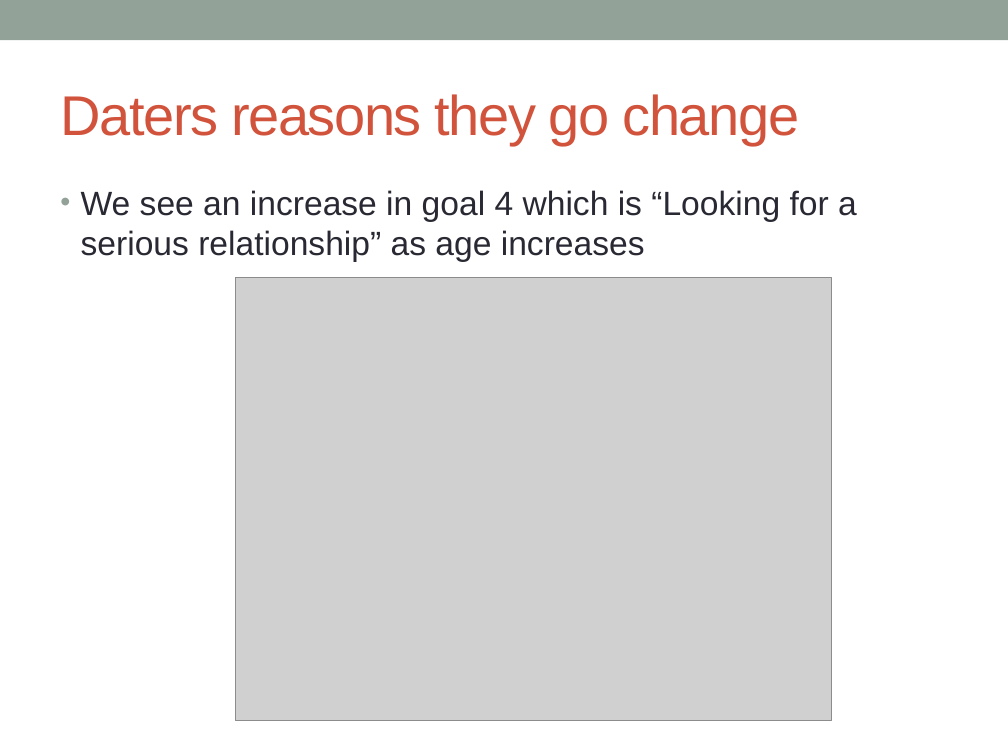
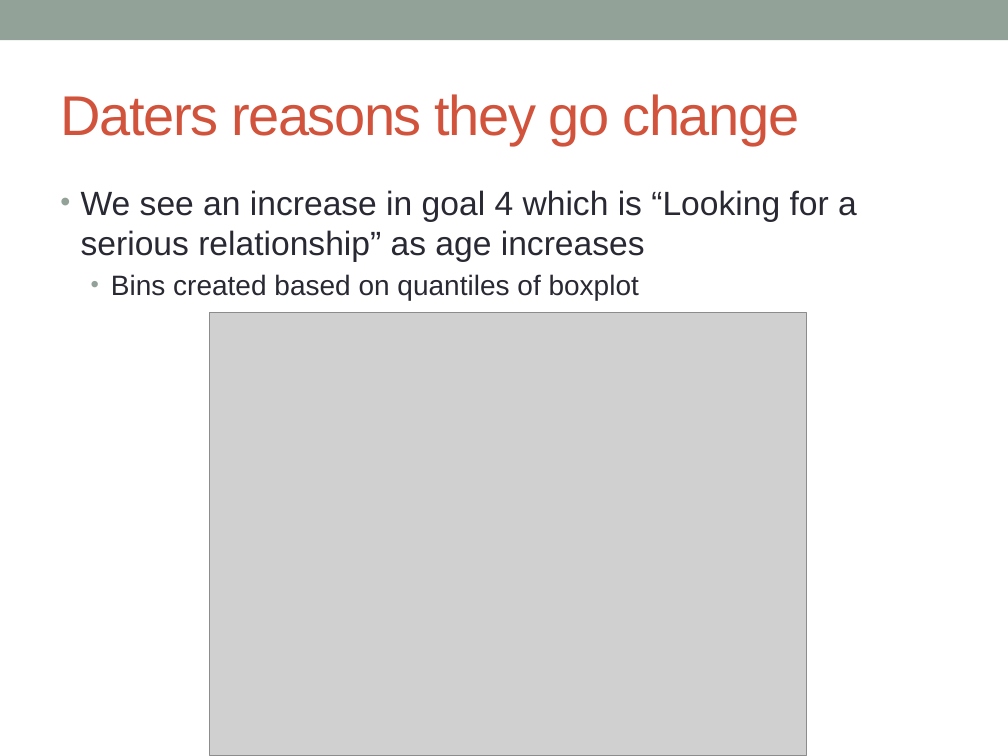
Before and after one commit to jonathanbae/4559Project1, a slide deck: slide 5 of baej.lih.project-1.pptx. Drawn at 1008x756 pixels with LibreOffice and Linux fonts; fonts in the diff are those of the drawing; grey boxes stand for pictures. Boxes give left, top, right and bottom in pixels: in the first picture for what was removed or moved away, otherwise in the second. Text is boxed around its words. In the diff, an @@ line names an element or a change of style, - is before the commit and + after.

```diff
--- a/baej.lih.project-1.pptx
+++ b/baej.lih.project-1.pptx
@@ text at [111,274,639,300]: paragraph added @@
+  • Bins created based on quantiles of boxplot
@@ picture: place and size @@
-picture at [235,277,832,721]
+picture at [210,312,806,756]
```
Also in this commit, not shown: 3 other slides changed.
